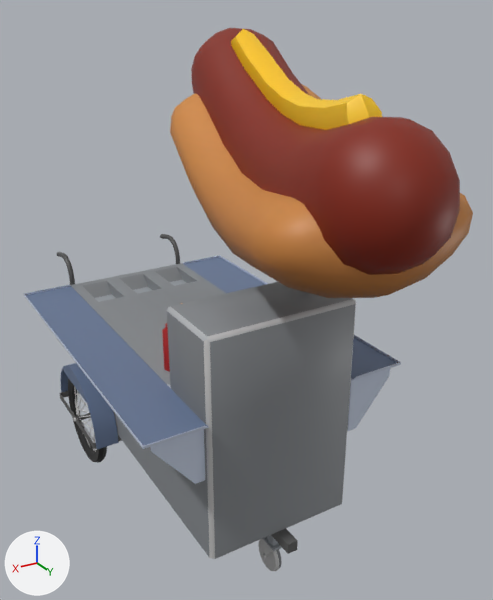
An edit to the FBX model Assets/Art/Props/HotDog/hd.fbx, drawn before and after from the same camera.
Rendered twice from a 50 mm camera at (1.73, 3.78, 2.15) aimed at (-0.09, 0.74, 0.63). Every picture has the same lights, and +X, +Y and +Z are marked at lower left. Where no turn or scale is listed for an object, it has been applied to the vertices.

Names of what the first picture shows: 'HotDog_Stand_HotDog_Stand_0'.
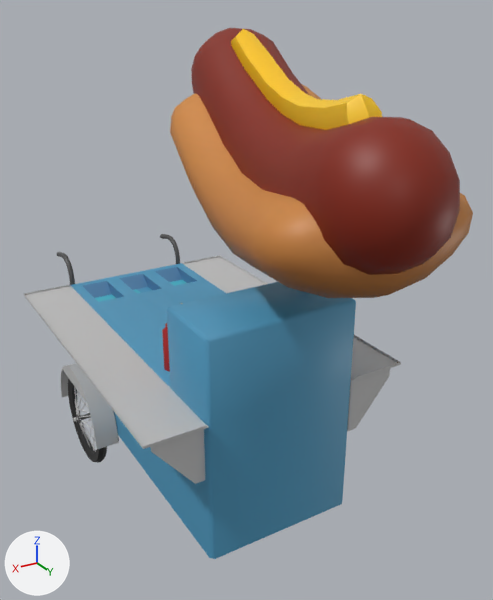
Where the change shows, as pixel boxes [x1, y1, x2, y2] in the pictures (493 x 600 px):
'HotDog_Stand_HotDog_Stand_0', reshaped
    before: [24, 28, 473, 571]
    after: [24, 28, 473, 559]
part 1 of me_000_0_0, deleted
    before: [60, 391, 298, 571]
part 2 of me_000_0_0, surface changed
    both: [24, 255, 401, 559]

What changed in the scene script:
```text
Change me_000_0_0:
    used by ob_hotdog_stand_hotdog_stand_0; location = (0.0, 0.0, 0.0)
    remove me_000_0_0.from_pydata(...)  # 2458 vertices, 2226 faces; spans x -0.73..0.83, y -0.94..2.25, z -0.79..2.05
    add me_000_0_0.from_pydata(...)  # 2226 vertices, 2004 faces; spans x -0.73..0.83, y -0.94..2.25, z -0.79..2.05
    me_000_0_0 part 1: 11 loose pieces with 232 vertices, spanning x -0.52..0.68, y -0.63..1.5, z -0.79..-0.44, are deleted
    me_000_0_0 part 2: 328 kept faces spanning x -0.67..0.83, y -0.64..1.4, z -0.49..0.82 get new texture (UV) coordinates
```
